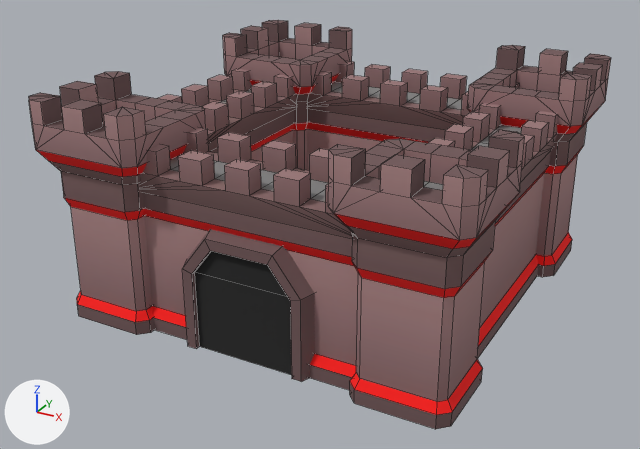
An edit to the FBX model Assets/Models/Castles/Castle_A_enemy.fbx, drawn before and after from the same camera.
Before and after are seen from a 50 mm camera at (12.8, -24.81, 14.29) aimed at (-0.37, -0.86, 2.32). The lights are fixed; the arrows at lower left show +X, +Y and +Z. Mesh edges are drawn as thin lines. Where no turn or scale is listed for an object, it has been applied to the vertices.

Objects in the first picture: 'Castle_A_enemy'.
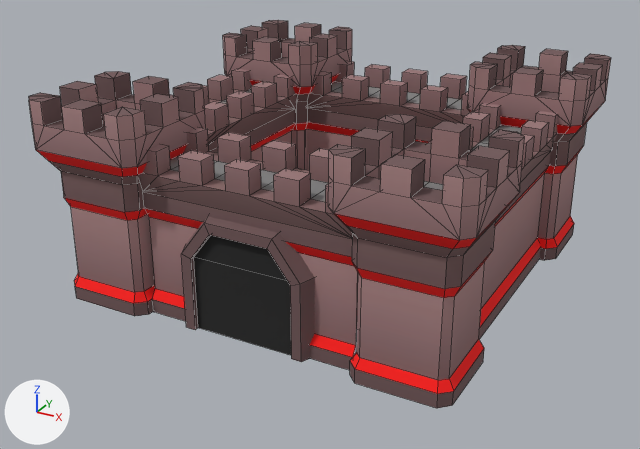
The newer file is also rescaled (x0.8), turned or shifted as a whole; pictures and numbers use the older file's frame.

The edits, one by one:
me_plane_008 is used by ob_castle_a_enemy; location (0.0, 0.0, 0.0).
me_plane_008 had 996 vertices, 973 faces and spanned x -6.95..6.95, y -6.95..6.95, z 0.0..7.26.
me_plane_008 now has 1048 vertices, 1025 faces and spans x -6.95..6.95, y -6.95..6.95, z 0.66..7.26.
me_plane_008 part 1: the loose piece of 24 vertices spanning x -2.22..2.22, y -6.28..-5.76, z 0.0..3.97 is rebuilt with 24 vertices and now spans x -2.22..2.22, y -6.28..-5.76, z 0.66..4.46.
me_plane_008 part 2: 256 vertices moved from x -6.51..6.51, y -6.51..6.51, z 0.0..6.1 to x -6.51..6.51, y -6.51..6.51, z 0.66..6.1; 52 vertices added at x -5.39..5.39, y -5.39..5.39, z 7.26.

What differs and where, as boxes [x1, y1, x2, y2] in the pictures (640 x 449 px; the box of a moved part takes in the faces that stretch with it):
'Castle_A_enemy', reshaped: before [29, 20, 611, 429]; after [29, 20, 611, 408]
part 1 of me_plane_008, rebuilt: before [182, 229, 315, 382]; after [181, 216, 315, 362]
part 2 of me_plane_008, moved or reshaped: before [71, 61, 578, 429]; after [71, 33, 578, 408]
